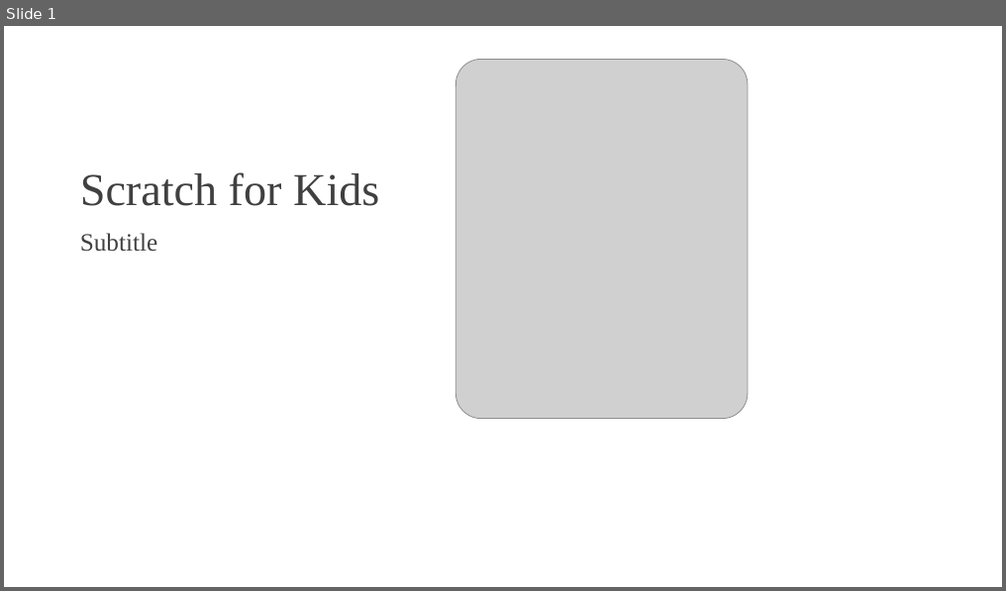
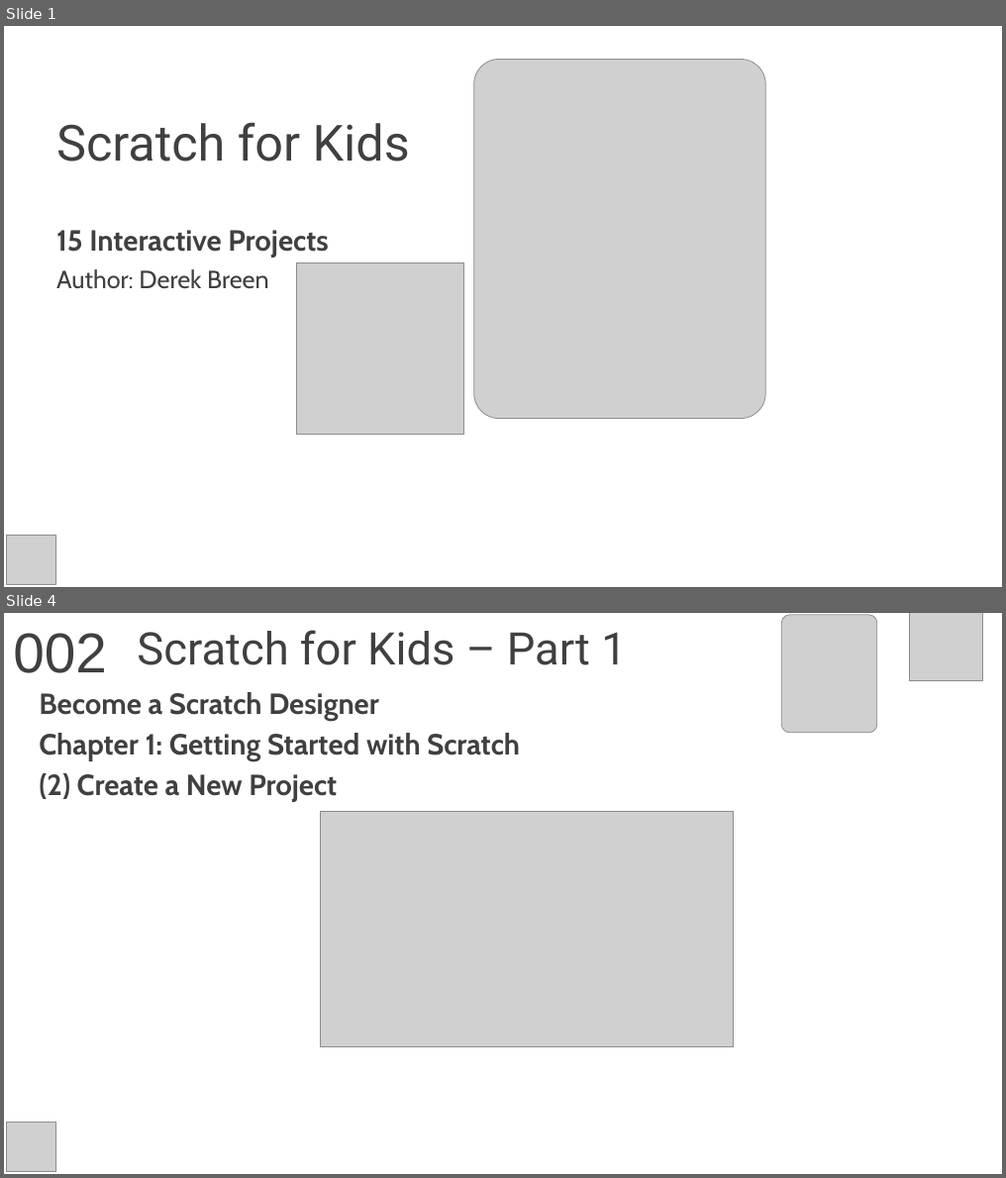
Before and after one commit to yasenstar/learn_scratch, a slide deck: scratch4kids/Scratch4Kids.pptx. Shown one above the other, each under a label of ours: slide 1 before the commit, slides 1 and 4 after it; the slides between them are not shown. The pictures are 1006x591 and 1006x1178 pixels, drawn with LibreOffice and Linux fonts; fonts in the diff are those of the drawing; grey boxes stand for pictures; background and template pictures are left out. Boxes give left, top, right and bottom in pixels: in the first picture for what was removed or moved away, otherwise in the second. Text is boxed around its words. In the diff, an @@ line names an element or a change of style, - is before the commit and + after.

```diff
--- a/scratch4kids/Scratch4Kids.pptx
+++ b/scratch4kids/Scratch4Kids.pptx
@@ slide 4 added at (4,613,1002,1174), background picture (left out) @@
@@ text added at (13,633,107,673), 54 pt, text #404040 @@
+002
@@ title added at (137,630,626,665), 43.2 pt, text #404040 @@
+Scratch for Kids – Part 1
@@ picture added at (782,615,877,732) @@
@@ picture added at (910,613,983,680) @@
@@ subtitle added at (39,692,520,802), 28 pt, text #404040, bold @@
+Become a Scratch Designer
+Chapter 1: Getting Started with Scratch
+(2) Create a New Project
@@ picture added at (321,811,734,1048) @@
@@ picture added at (7,1123,56,1172) @@
@@ slide 1 changed as well @@
@@ title "Scratch for Kids": place and size @@
-title "Scratch for Kids" at (80,173,379,206)
+title "Scratch for Kids" at (56,122,410,162)
@@ title "Scratch for Kids" at (56,122,410,162): size 44 to 48 pt, font Times New Roman to Roboto; vertical alignment bottom to middle @@
@@ picture: place and size @@
-picture at (456,59,748,418)
+picture at (474,59,766,418)
@@ subtitle at (56,230,328,289): text changed; size 24 to 28 pt; font Times New Roman to Cabin; bold on @@
-Subtitle
+15 Interactive Projects
+Author: Derek Breen
@@ picture added at (297,264,464,434) @@
@@ picture added at (7,536,56,585) @@
```
Also in this commit, not shown: 2 other slides added, 2 other files.
